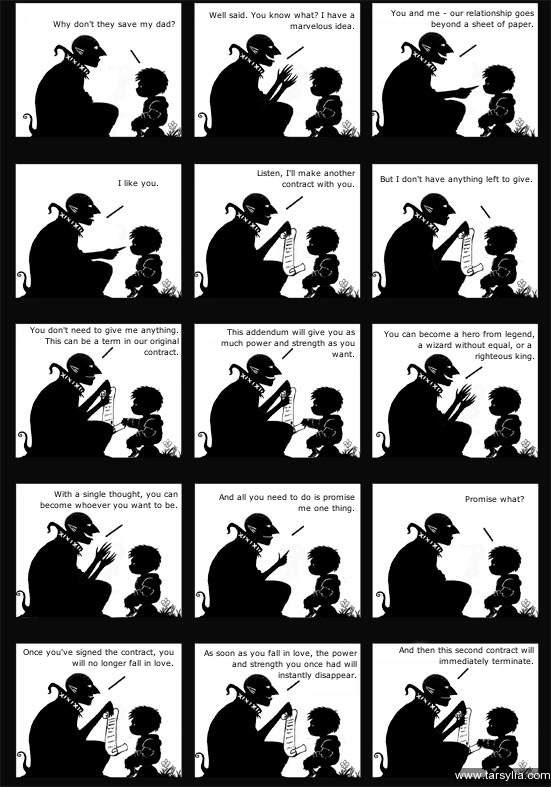
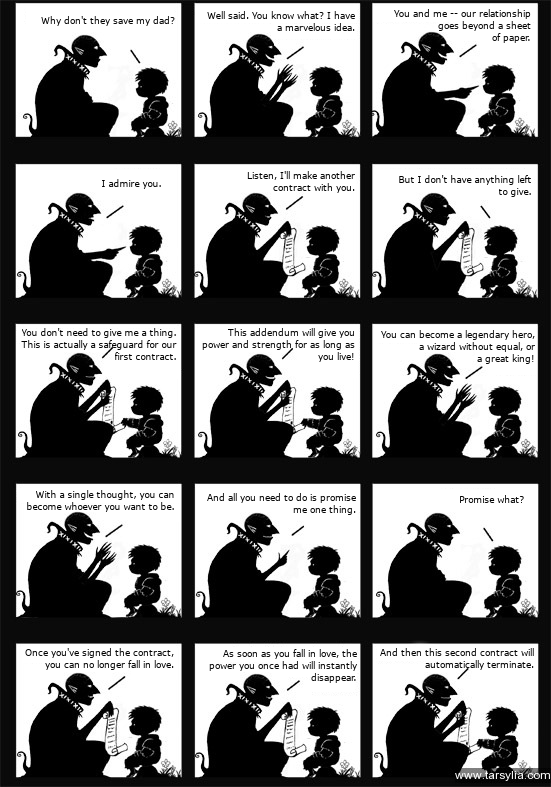
Revision of a layered (551, 787) image; what changed, layer by layer:
painted on "Why don't they save my dad?" over bbox(41, 16, 175, 29)
painted on "Well said. You know what? I ha..." over bbox(207, 11, 355, 31)
renamed "You and me - our relationship ..." to "You and me -- our relationship...", painted on it over bbox(391, 9, 534, 43)
renamed "I like you." to "I admire you.", painted on it over bbox(102, 179, 161, 189)
painted on "Listen, I'll make another cont..." over bbox(247, 169, 355, 193)
painted on "But I don't have anything left..." over bbox(380, 175, 532, 197)
renamed "You don't need to give me anyt..." to "You don't need to give me a th...", painted on it over bbox(21, 326, 179, 360)
renamed "This addendum will give you as..." to "This addendum will give you po...", painted on it over bbox(202, 328, 355, 362)
renamed "You can become a hero from leg..." to "You can become a legendary her...", painted on it over bbox(381, 330, 535, 364)
painted on "With a single thought, you can..." over bbox(27, 490, 178, 512)
painted on "And all you need to do is prom..." over bbox(207, 493, 356, 515)
painted on "Promise what?" over bbox(460, 495, 524, 503)
painted on "Once you've signed the contrac..." over bbox(23, 648, 174, 670)
painted on "As soon as you fall in love, t..." over bbox(204, 649, 357, 683)
painted on "And then this second contract ..." over bbox(380, 646, 534, 670)
